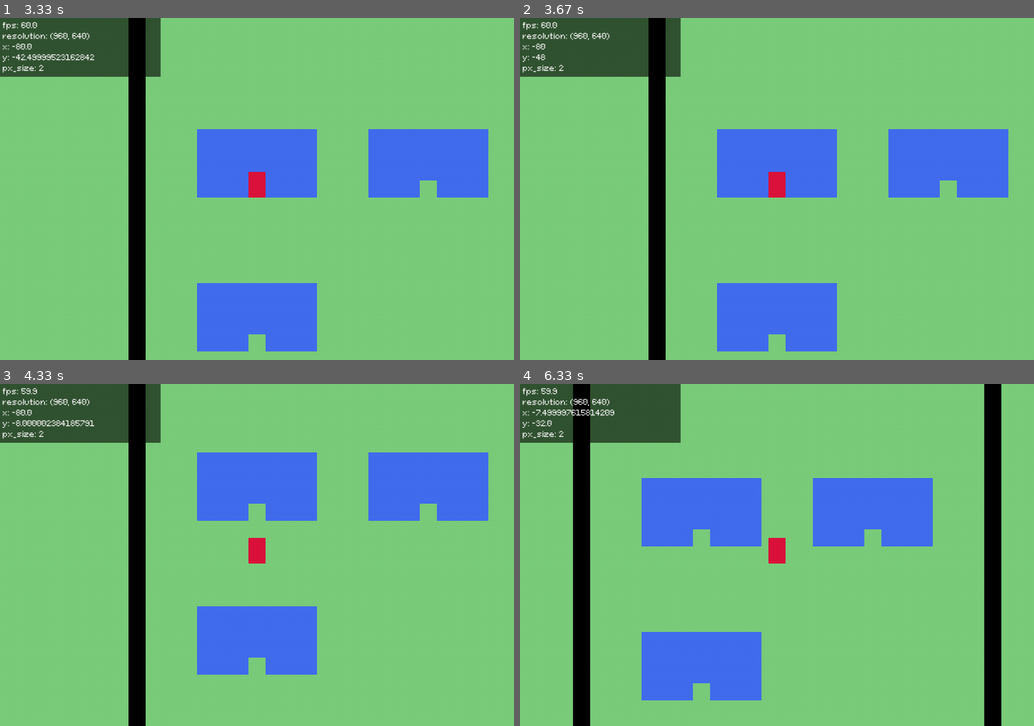
Above: before the commit, frames 1-4 (two rows, left to right).
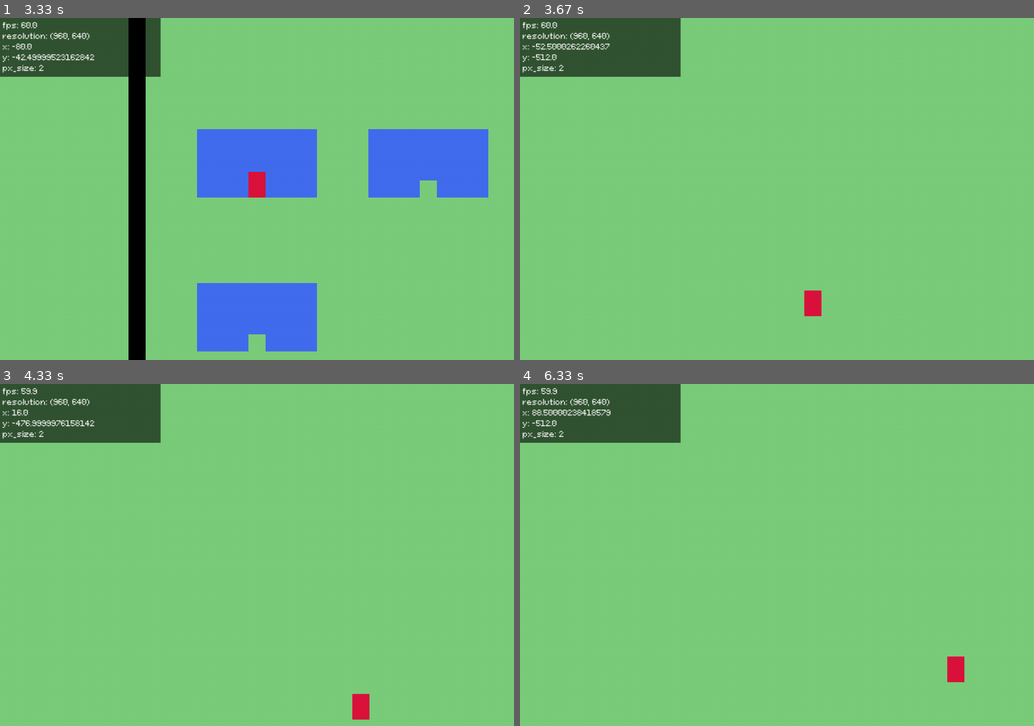
Above: after the commit, the same moments.

Repository: kritserv/rpg-maker-style-top-down-game-template
Game: pygame game, started from main.py
The game is run twice, just before and just after one commit, with the same random seed, the same clock (stepped at 60 frames per second) and the same inputs.
Inputs:
- Up to frame 1 (3.33 s): hold Right 0.33-0.8 s; hold Up 0.83-1.13 s; hold Right 1.17-1.63 s; hold Left 1.67-2.2 s; hold Down 2.23-2.53 s; hold Left 2.57-2.97 s; hold Up from 3 s (still down)
- Up to frame 2 (3.67 s): release Up at 3.37 s; hold Right from 3.4 s (still down)
- Up to frame 3 (4.33 s): release Right at 4.03 s; hold Down from 4.07 s (still down)
- Up to frame 4 (6.33 s): release Down at 4.43 s; hold Left 4.47-4.93 s; hold Right 4.97-5.43 s; hold Up 5.47-5.77 s; hold Right 5.8-6.27 s; hold Left from 6.3 s (still down)

Frame 1 is identical in both runs. In frame 2, 17% of the frame differs, in the area x 3-95%, y 0-100%; in frame 3, 18%; in frame 4, 21%, in the area x 2-94%, y 0-100%.

Commit message:
test enter house 1

Diff:
--- a/main.py
+++ b/main.py
@@ -98,6 +98,30 @@
 		player.update(dt)
 		camera.update(pixel_size)
 
+		if player.pos == [-80, -48]:
+			print("enter house 1")
+			player.pos = [-80, -496]
+			camera.stop_follow_player_left_at_pos_x = -80
+			camera.stop_follow_player_right_at_pos_x = -80
+			camera.stop_follow_player_up_at_pos_y = -624
+			camera.stop_follow_player_down_at_pos_y = -624
+
+		if player.pos[0] == -80 and -448 >= player.pos[1] >= -495:
+			print("exit house 1")
+			camera.stop_follow_player_left_at_pos_x = -144
+			camera.stop_follow_player_right_at_pos_x = 144
+			camera.stop_follow_player_up_at_pos_y = -160
+			camera.stop_follow_player_down_at_pos_y = 160
+			player.pos = [-80, -16]
+
+		if player.pos == [80, -48]:
+			print("enter house 2")
+			player.pos = [0, 0]
+
+		if player.pos == [-80, 96]:
+			print("enter house 3")
+			player.pos = [0, 0]
+
 		# ====================== [ GRAPHIC ] =====================
 
 		if full_screen_toggle:
